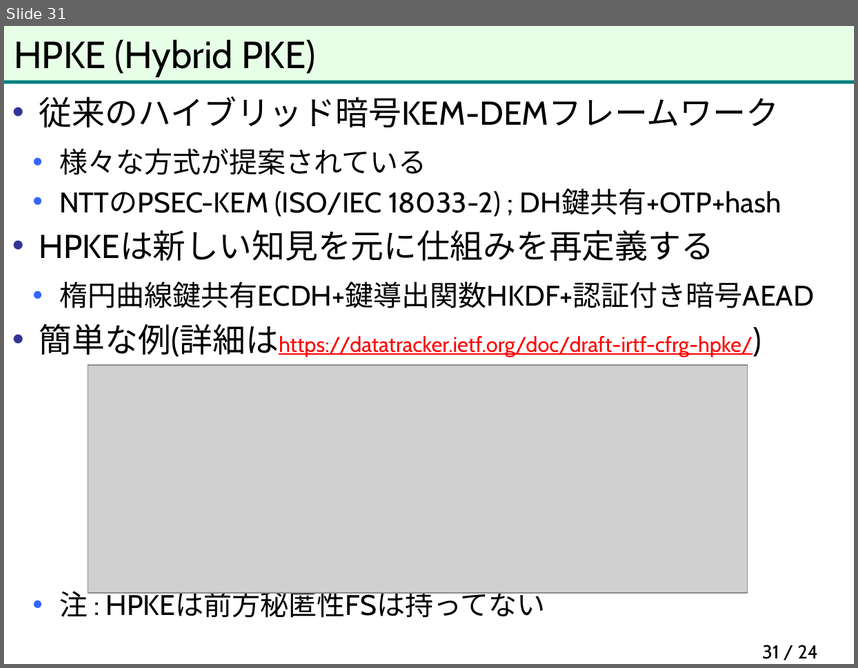
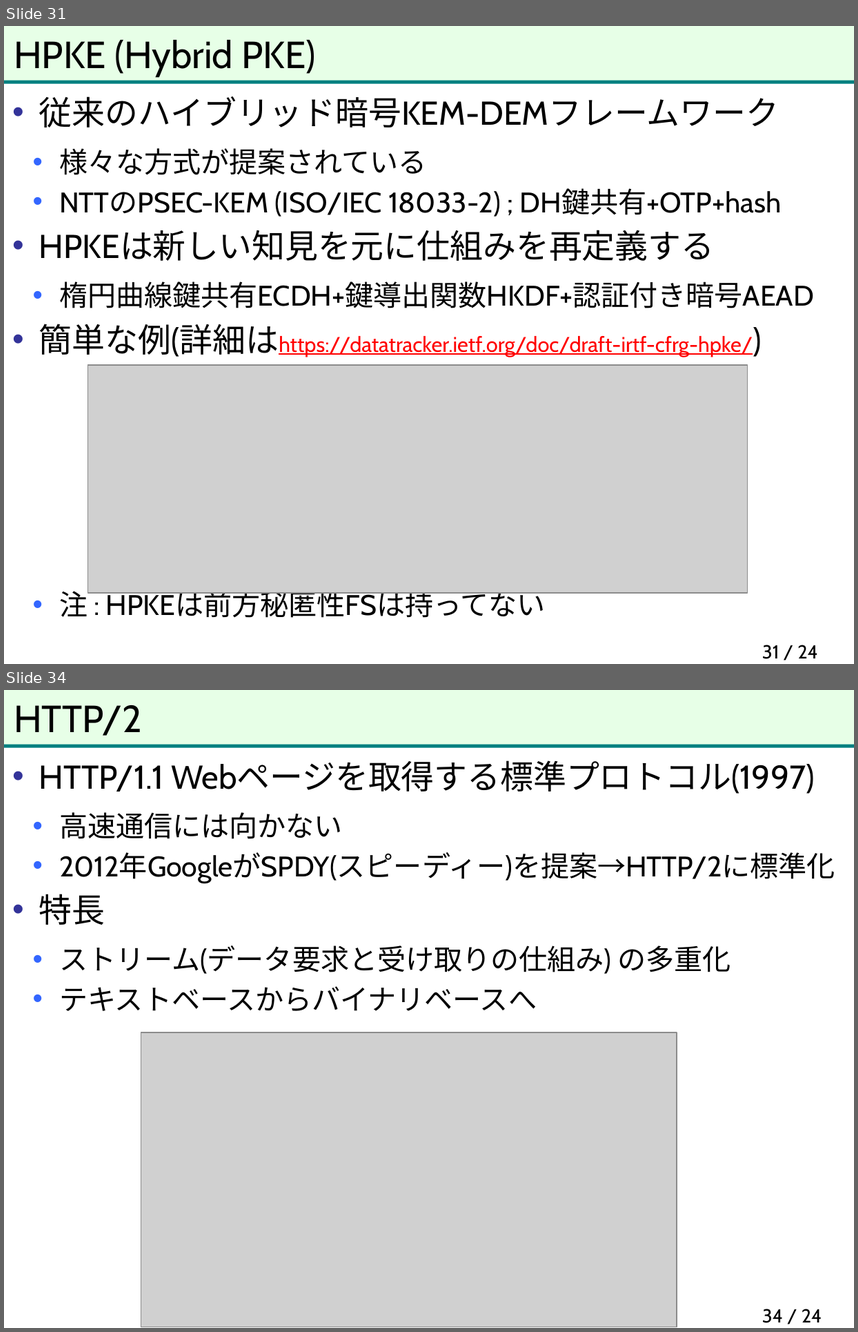
Before and after one commit to herumi/anninbon, a slide deck: lec/anninbon9.pptx. Shown one above the other, each under a label of ours: slide 31 before the commit, slides 31 and 34 after it; the slides between them are not shown. The pictures are 858x668 and 858x1332 pixels, drawn with LibreOffice and Linux fonts; fonts in the diff are those of the drawing; grey boxes stand for pictures; background and template pictures are left out. Boxes give left, top, right and bottom in pixels: in the first picture for what was removed or moved away, otherwise in the second. Text is boxed around its words. In the diff, an @@ line names an element or a change of style, - is before the commit and + after.

```diff
--- a/lec/anninbon9.pptx
+++ b/lec/anninbon9.pptx
@@ slide 34 added at [4,690,854,1328], background #FFFFFF; not listed: 2 template elements that a slide beside it also shows @@
@@ title added at [14,705,142,736], 32 pt, text #000000 @@
+HTTP/2
@@ text added at [39,760,835,1011], 24 pt, text #000000 @@
+• HTTP/1.1 Webページを取得する標準プロトコル(1997)
+  • 高速通信には向かない
+  • 2012年GoogleがSPDY(スピーディー)を提案→HTTP/2に標準化
+• 特長
+  • ストリーム(データ要求と受け取りの仕組み) の多重化
+  • テキストベースからバイナリベースへ
@@ picture added at [141,1032,677,1327] @@
@@ page number added at [762,1308,822,1323], 16 pt, text #000000 @@
+34 / 24
```
Also in this commit, not shown: 12 other slides added.
